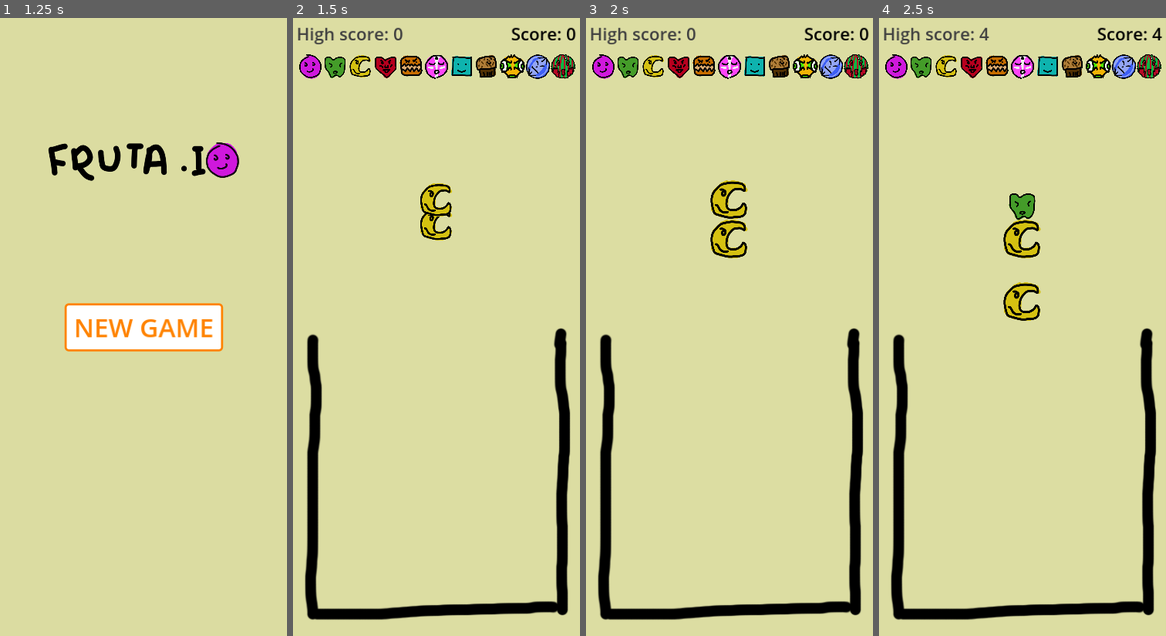
Above: before the commit, frames 1-4 (left to right).
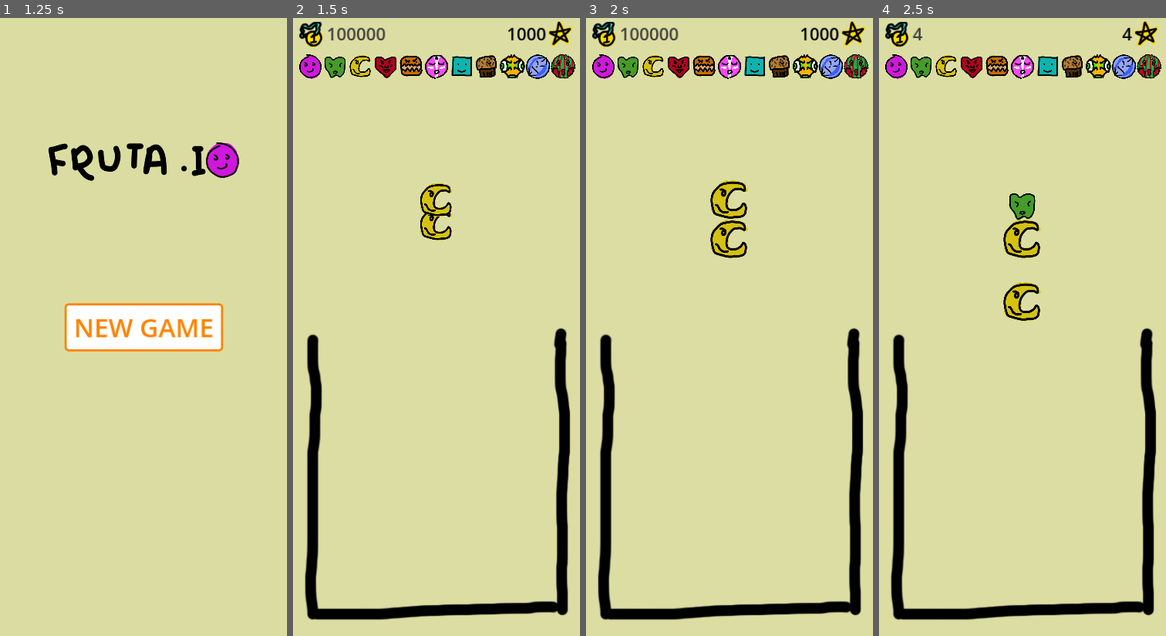
Above: after the commit, the same moments.

Repository: FlamingRat/fruta.io
Game: Godot game, scene res://scenes/menu/intro.tscn
Two runs of this game, one before a commit and one after it. Both use one fixed random seed, a clock stepped at 60 frames per second and the inputs below.
Inputs (mouse positions are in pixels of both pictures, inside the frame that each line leads up to):
- Up to frame 1 (1.25 s): click (143, 327) at 0.5 s
- Up to frame 2 (1.5 s): click "NEW GAME" at 1.25 s
- Up to frame 3 (2 s): no input
- Up to frame 4 (2.5 s): click (1022, 357) at 2 s

Frame 1 is identical in both runs. In frame 2, 1.0% of the frame differs, in the area x 1-99%, y 0-5%; in frame 3, 1.0%; in frame 4, 0.9%.

Commit message:
Add score icons

Diff:
--- a/scenes/level/level.tscn
+++ b/scenes/level/level.tscn
@@ -6,6 +6,7 @@
 [ext_resource type="PackedScene" uid="uid://c4wadspmxa024" path="res://scenes/dispenser/dispenser.tscn" id="2_qxix2"]
 [ext_resource type="Script" path="res://scenes/score/score.gd" id="4_hs868"]
 [ext_resource type="Script" path="res://scenes/score/high_score.gd" id="5_aovaq"]
+[ext_resource type="Texture2D" uid="uid://c8dskxkn3cvby" path="res://sprites/icons.png" id="5_iawld"]
 [ext_resource type="Texture2D" uid="uid://cd4vdldg1vr7c" path="res://sprites/fruit.png" id="6_hv4x0"]
 [ext_resource type="Texture2D" uid="uid://bd4f20kstf3q1" path="res://sprites/game_over_threshold.png" id="6_odop2"]
 [ext_resource type="AudioStream" uid="uid://6bgxjmk1ijvi" path="res://sounds/combine2.mp3" id="7_1u7sb"]
@@ -65,32 +66,71 @@
 grow_horizontal = 2
 grow_vertical = 2
 
+[node name="high_score_icon" type="Control" parent="ui_root/top_bar"]
+layout_mode = 1
+anchors_preset = 5
+anchor_left = 0.5
+anchor_right = 0.5
+offset_left = -191.0
+offset_top = 5.0
+offset_right = -155.0
+offset_bottom = 41.0
+grow_horizontal = 2
+
+[node name="icon" type="Sprite2D" parent="ui_root/top_bar/high_score_icon"]
+position = Vector2(18, 18)
+scale = Vector2(0.75, 0.75)
+texture = ExtResource("5_iawld")
+hframes = 2
+
 [node name="high_score" type="Label" parent="ui_root/top_bar"]
 layout_mode = 1
 anchors_preset = 10
 anchor_right = 1.0
+offset_left = 42.0
+offset_right = -42.0
 offset_bottom = 47.0
 grow_horizontal = 2
 theme_override_colors/font_color = Color(0.25098, 0.25098, 0.25098, 1)
 theme_override_font_sizes/font_size = 24
 theme_override_styles/normal = SubResource("StyleBoxEmpty_ikqpv")
-text = "High score: 0"
+text = "100000"
 script = ExtResource("5_aovaq")
 
 [node name="score" type="Label" parent="ui_root/top_bar"]
 layout_mode = 1
 anchors_preset = 10
 anchor_right = 1.0
-offset_bottom = 26.0
+offset_left = 42.0
+offset_right = -42.0
+offset_bottom = 47.0
 grow_horizontal = 2
 theme_override_colors/font_color = Color(0, 0, 0, 1)
 theme_override_font_sizes/font_size = 24
 theme_override_styles/normal = SubResource("StyleBoxEmpty_ikqpv")
-text = "Score: 0"
+text = "1000"
 horizontal_alignment = 2
 script = ExtResource("4_hs868")
 
-[node name="TextureRect" type="TextureRect" parent="ui_root/top_bar"]
+[node name="score_icon" type="Control" parent="ui_root/top_bar"]
+layout_mode = 1
+anchors_preset = 5
+anchor_left = 0.5
+anchor_right = 0.5
+offset_left = 154.0
+offset_top = 4.0
+offset_right = 190.0
+offset_bottom = 40.0
+grow_horizontal = 2
+
+[node name="icon" type="Sprite2D" parent="ui_root/top_bar/score_icon"]
+position = Vector2(18, 18)
+scale = Vector2(0.75, 0.75)
+texture = ExtResource("5_iawld")
+hframes = 2
+frame = 1
+
+[node name="progression" type="TextureRect" parent="ui_root/top_bar"]
 layout_mode = 1
 anchors_preset = 10
 anchor_right = 1.0
--- a/scenes/score/high_score.gd
+++ b/scenes/score/high_score.gd
@@ -2,4 +2,4 @@
 
 
 func _on_level_high_score_updated(score: int):
-	set_text("High score: " + str(score))
+	set_text(str(score))
--- a/scenes/score/score.gd
+++ b/scenes/score/score.gd
@@ -2,4 +2,4 @@
 
 
 func _on_level_score_changed(score: int):
-	set_text("Score: " + str(score))
+	set_text(str(score))
Not shown: 1 places in scenes/level/level.tscn that only renumber resources
Binary file added: sprites/icons.png
Not shown, added: sprites/icons.png.import
Not shown, added: sprites/icons.psd
